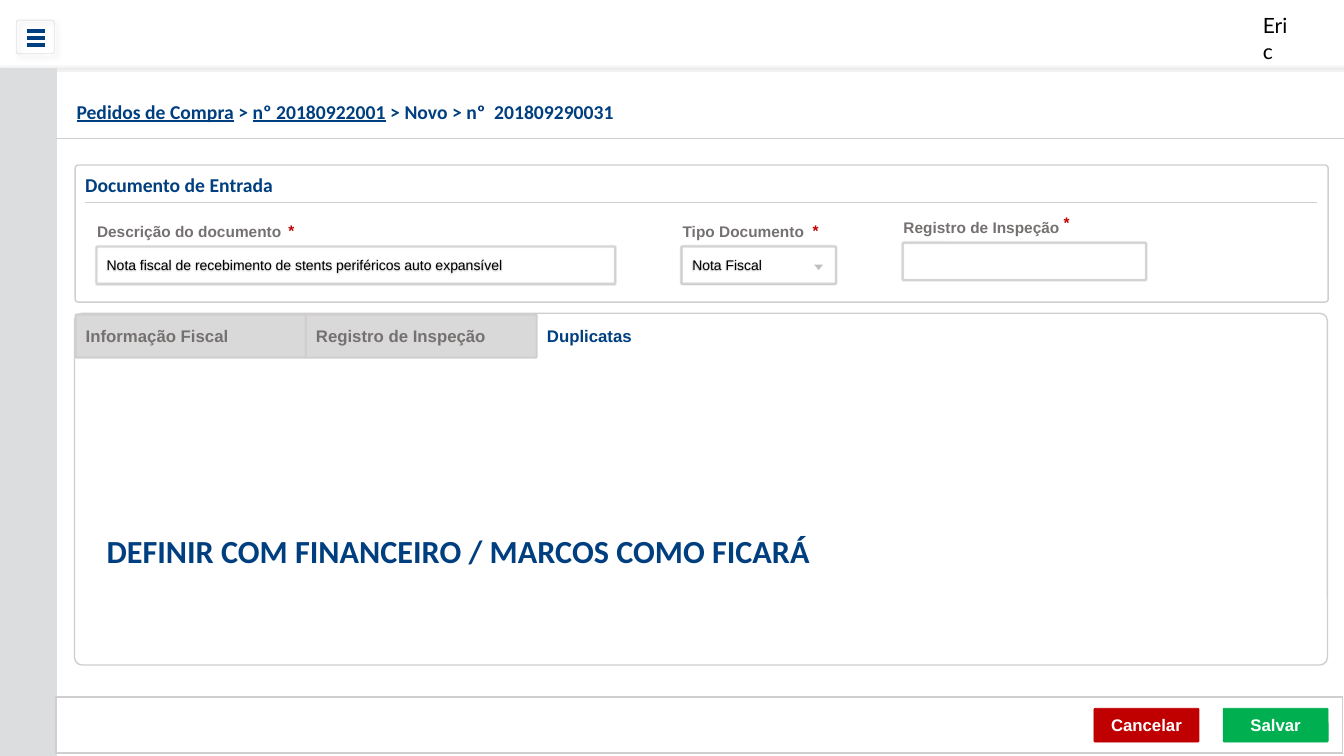
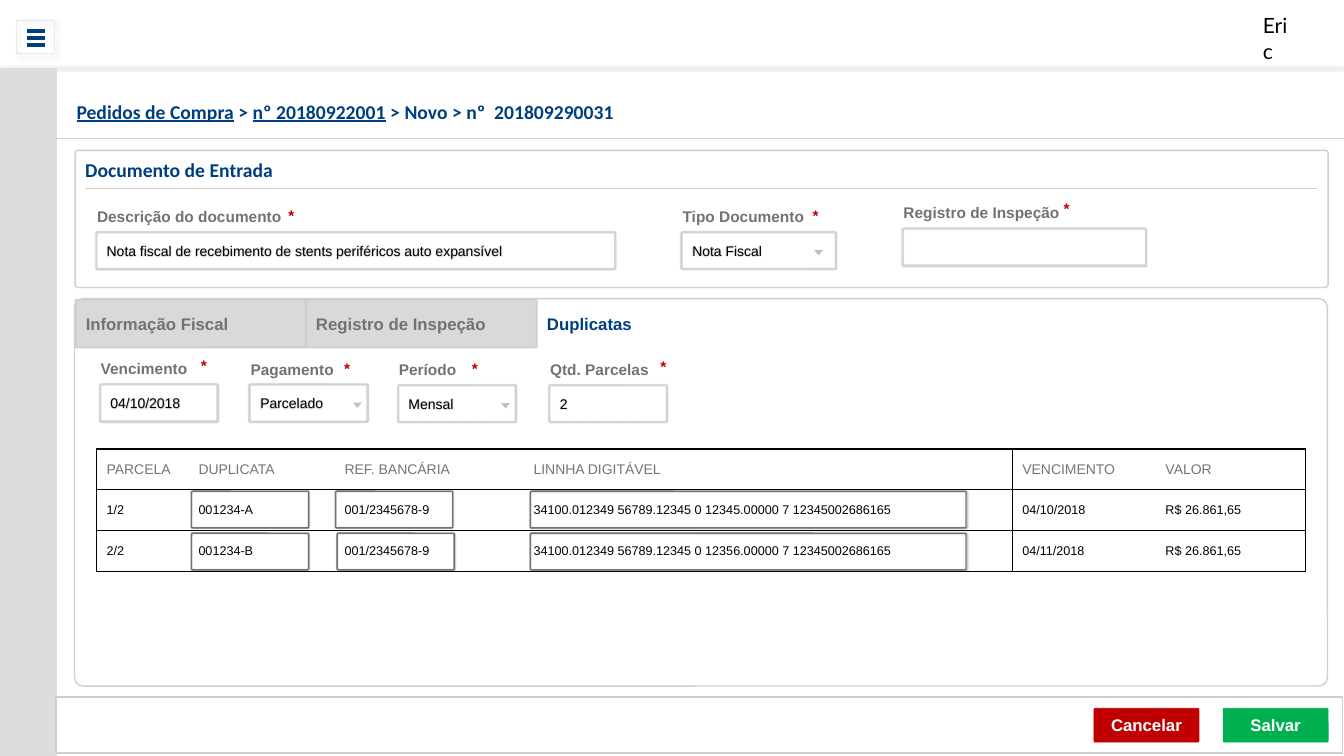
Before and after one commit to ericfgsilva/biograma, a slide deck: slide 7 of prototipo/PedidoDeCompra.pptx. Drawn at 1344x756 pixels with LibreOffice and Linux fonts; fonts in the diff are those of the drawing; background and template pictures are left out. Boxes give left, top, right and bottom in pixels: in the first picture for what was removed or moved away, otherwise in the second. Text is boxed around its words. In the diff, an @@ line names an element or a change of style, - is before the commit and + after.

Commit message:
Versão finalizada do documento de entrada com as abas.

```diff
--- a/prototipo/PedidoDeCompra.pptx
+++ b/prototipo/PedidoDeCompra.pptx
@@ 7 texts, 4 rounded rectangles, 1 triangle, 1 line: place and size @@
-7 texts, 4 rounded rectangles, 1 triangle, 1 line at box(76, 165, 1329, 302)
+7 texts, 4 rounded rectangles, 1 triangle, 1 line at box(76, 150, 1329, 287)
@@ rounded rectangle: place and size @@
-rounded rectangle at box(75, 314, 1328, 665)
+rounded rectangle at box(75, 298, 1328, 686)
@@ rounded rectangle "Informação Fiscal": place and size @@
-rounded rectangle "Informação Fiscal" at box(76, 315, 307, 358)
+rounded rectangle "Informação Fiscal" at box(76, 300, 307, 348)
@@ rounded rectangle "Registro de Inspeção": place and size @@
-rounded rectangle "Registro de Inspeção" at box(306, 315, 536, 358)
+rounded rectangle "Registro de Inspeção" at box(306, 300, 536, 348)
@@ text "Duplicatas": place and size @@
-text "Duplicatas" at box(547, 330, 632, 346)
+text "Duplicatas" at box(547, 318, 632, 334)
@@ text added at box(191, 354, 217, 378), 11 pt, text #C00000, bold @@
+*
@@ group added at box(250, 357, 367, 421): 2 texts, 1 rounded rectangle, 1 triangle @@
+Parcelado
+Pagamento
+*
@@ group added at box(398, 357, 515, 421): 2 texts, 1 rounded rectangle, 1 triangle @@
+Mensal
+Período
+*
@@ text added at box(650, 355, 677, 379), 11 pt, text #C00000, bold @@
+*
@@ rounded rectangle added at box(100, 384, 217, 420), outline #D4D4D4 1 pt, 10 pt, text #000000 @@
+04/10/2018
@@ text added at box(101, 363, 188, 374), 11 pt, text #767171, bold @@
+Vencimento
@@ rounded rectangle added at box(549, 385, 666, 421), outline #D4D4D4 1 pt, 10 pt, text #000000 @@
+2
@@ text added at box(550, 364, 648, 378), 11 pt, text #767171, bold @@
+Qtd. Parcelas
@@ table added at box(97, 449, 1307, 572), 3 rows, 6 columns @@
+PARCELA | DUPLICATA | REF. BANCÁRIA | LINNHA DIGITÁVEL | VENCIMENTO | VALOR
+1/2 | 001234-A | 001/2345678-9 | 34100.012349 56789.12345 0 12345.00000 7 12345002686165 | 04/10/2018 | R$ 26.861,65
+2/2 | 001234-B | 001/2345678-9 | 34100.012349 56789.12345 0 12356.00000 7 12345002686165 | 04/11/2018 | R$ 26.861,65
@@ rounded rectangle added at box(192, 491, 309, 527), outline #767171 1 pt @@
@@ rounded rectangle added at box(336, 491, 453, 527), outline #767171 1 pt @@
@@ rounded rectangle added at box(530, 491, 966, 527), outline #767171 1 pt @@
@@ text removed at box(107, 536, 809, 564) @@
-DEFINIR COM FINANCEIRO / MARCOS COMO FICARÁ
@@ rounded rectangle added at box(192, 533, 309, 570), outline #767171 1 pt @@
@@ rounded rectangle added at box(337, 533, 454, 570), outline #767171 1 pt @@
@@ rounded rectangle added at box(530, 533, 966, 570), outline #767171 1 pt @@
```
Also in this commit, not shown: 1 other file.
